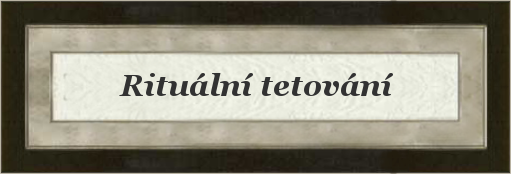
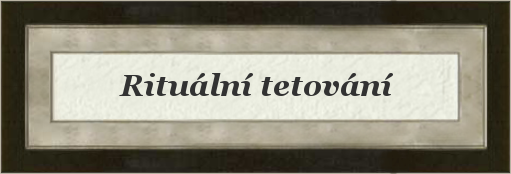
Layered file, before and after one edit (511px x 174px). Changes by layer:
painted on "Card" over (30, 33, 488, 141)
